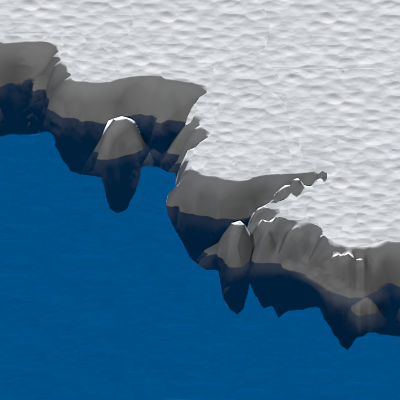
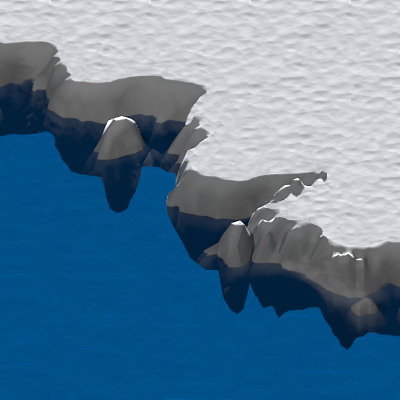
The second 400 x 400 image is a revision of the first. Changes to its layers:
painted on "Pasted Layer" over [0, 0, 400, 310]
